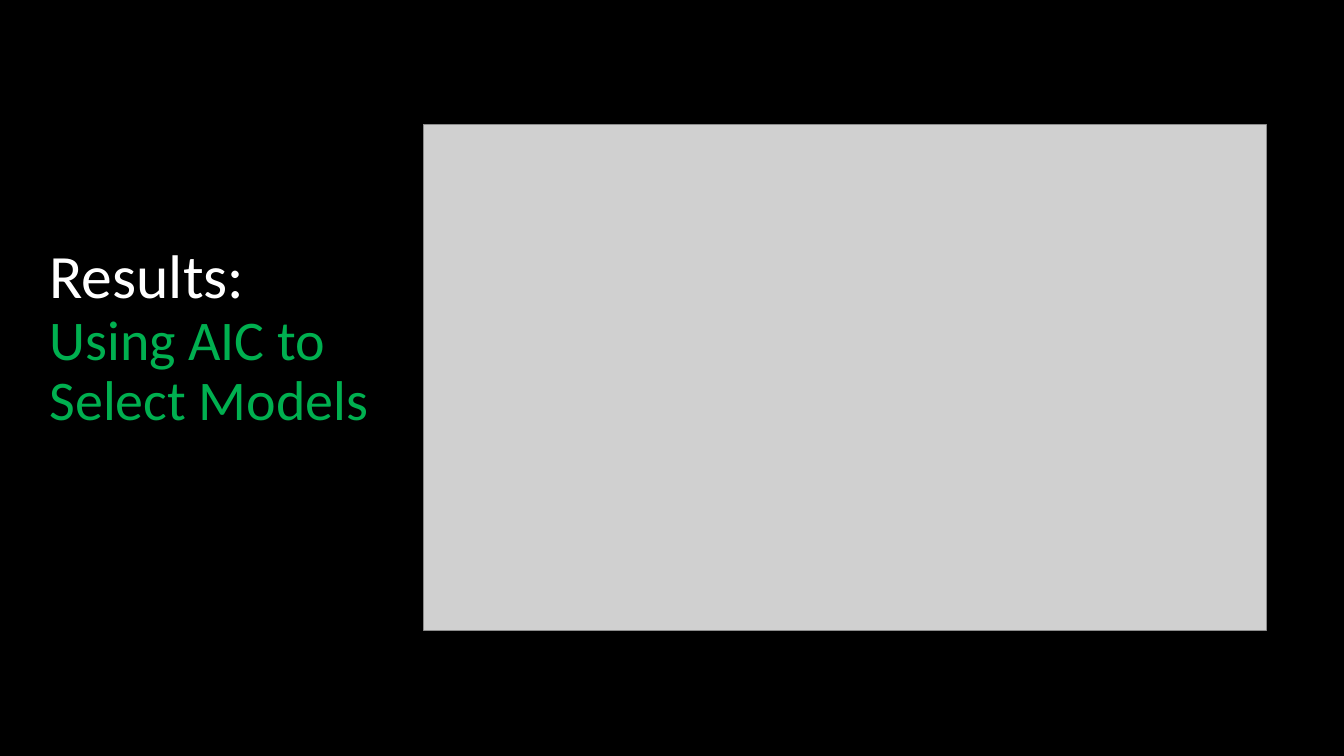
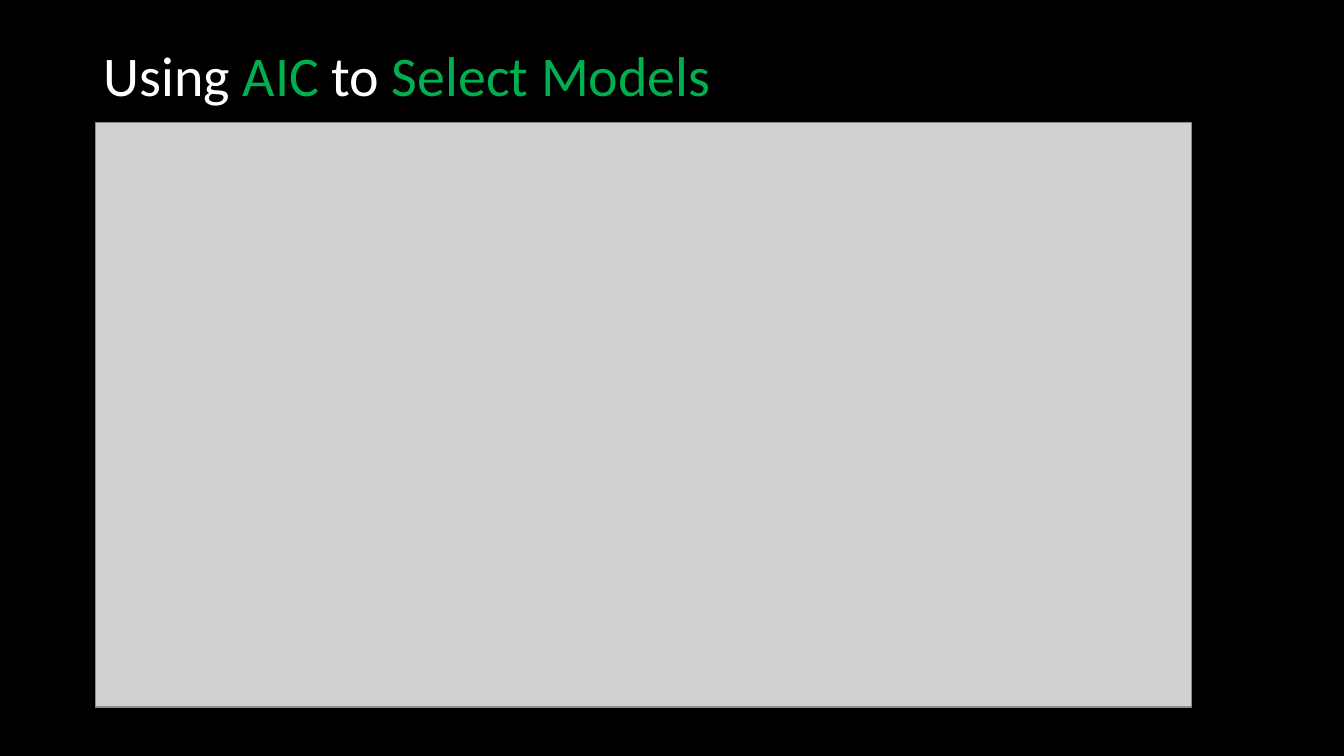
Before and after one commit to jarmoza/twain_autobio_modelquality, a slide deck: slide 7 of nyudh_summerfellowship_jonathan_armoza.pptx. Drawn at 1344x756 pixels with LibreOffice and Linux fonts; fonts in the diff are those of the drawing; grey boxes stand for pictures. Boxes give left, top, right and bottom in pixels: in the first picture for what was removed or moved away, otherwise in the second. Text is boxed around its words. In the diff, an @@ line names an element or a change of style, - is before the commit and + after.

```diff
--- a/nyudh_summerfellowship_jonathan_armoza.pptx
+++ b/nyudh_summerfellowship_jonathan_armoza.pptx
@@ title at <box>104,57,710,106</box>: text changed @@
-Results:
-Using AIC to Select Models
+Using AIC to Select Models
@@ picture: place and size @@
-picture at <box>423,125,1266,630</box>
+picture at <box>96,123,1193,707</box>
```
Also in this commit, not shown: 4 other slides changed, 2 slides added, 1 slide removed.
